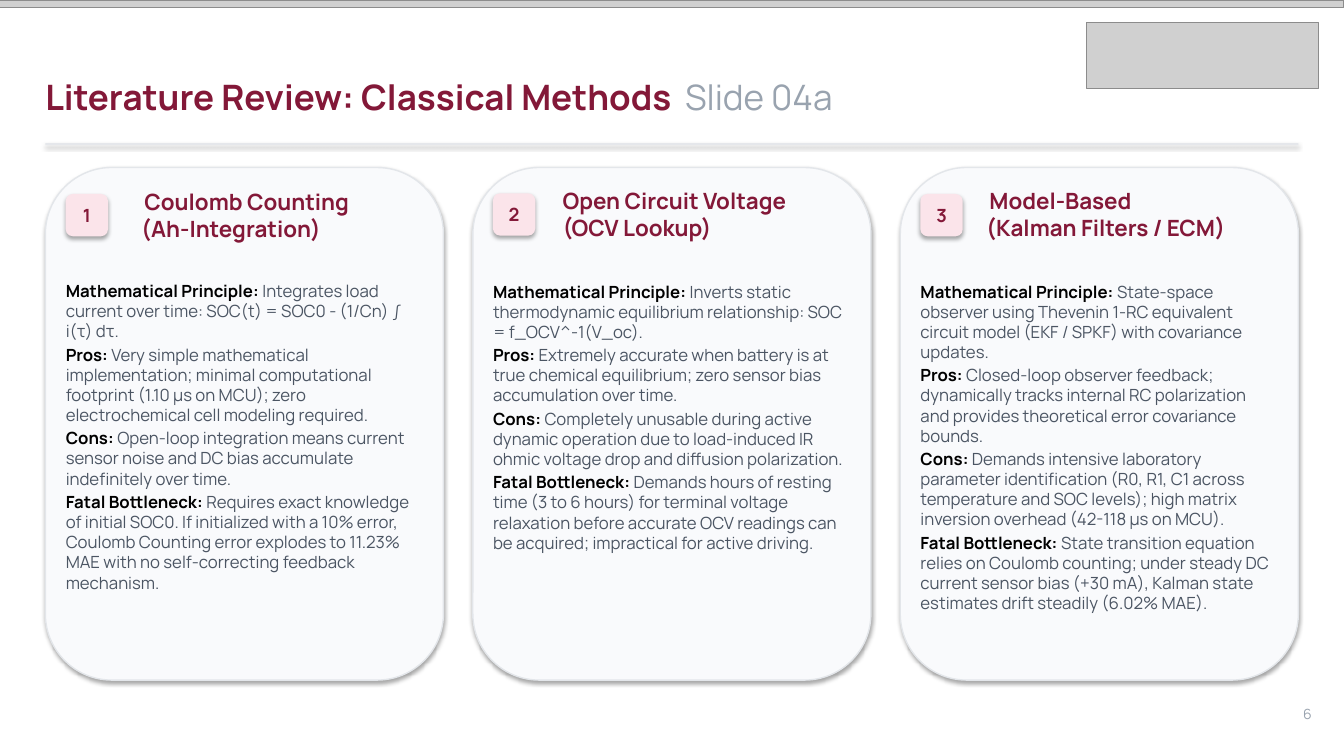
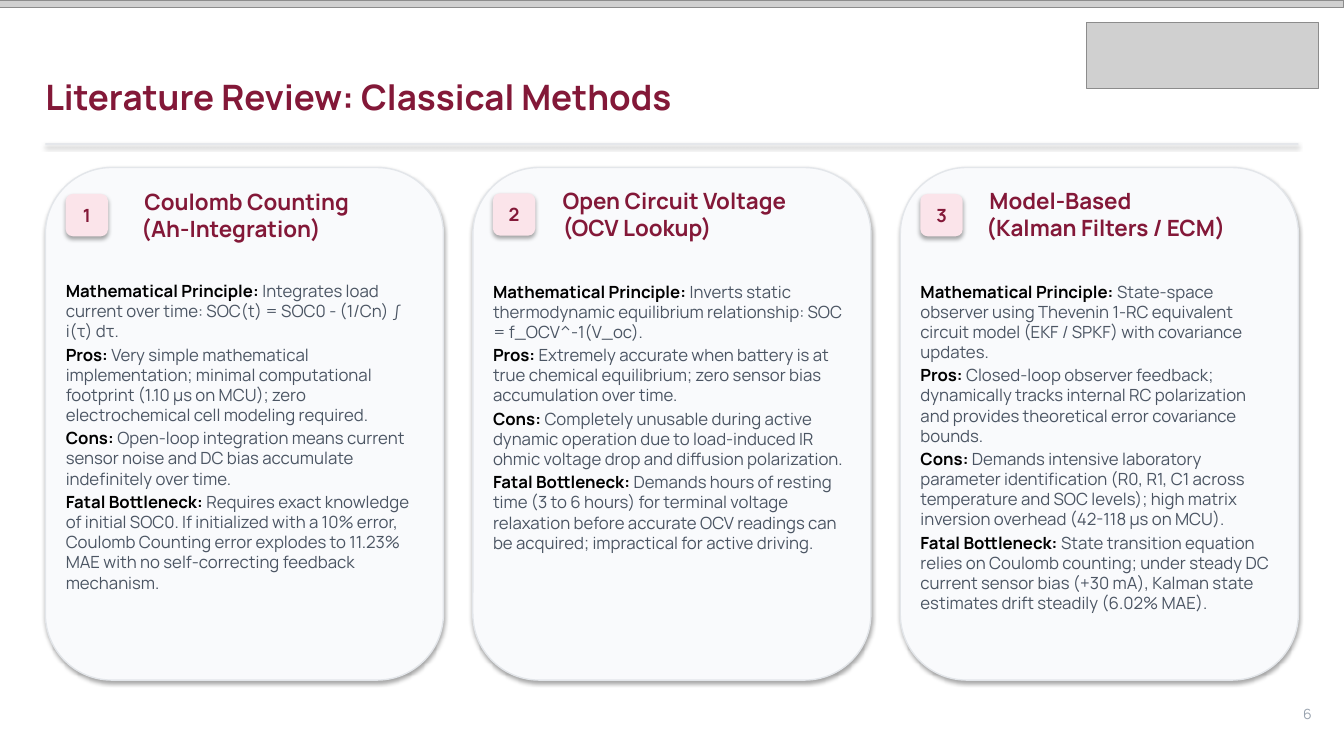
Before and after one commit to Imagiyy/Digital-Twin--ML-Based-Battery-SOC-Estimation, a slide deck: slide 6 of Amrita_SOC_Digital_Twin_Presentation_Final.pptx. Drawn at 1344x756 pixels with LibreOffice and Linux fonts; fonts in the diff are those of the drawing; grey boxes stand for pictures. Boxes give left, top, right and bottom in pixels: in the first picture for what was removed or moved away, otherwise in the second. Text is boxed around its words. In the diff, an @@ line names an element or a change of style, - is before the commit and + after.

```diff
--- a/Amrita_SOC_Digital_Twin_Presentation_Final.pptx
+++ b/Amrita_SOC_Digital_Twin_Presentation_Final.pptx
@@ text at [45,84,671,111]: text changed @@
-Literature Review: Classical Methods Slide 04a
+Literature Review: Classical Methods
```
Also in this commit, not shown: 19 other slides changed, 3 other files.
